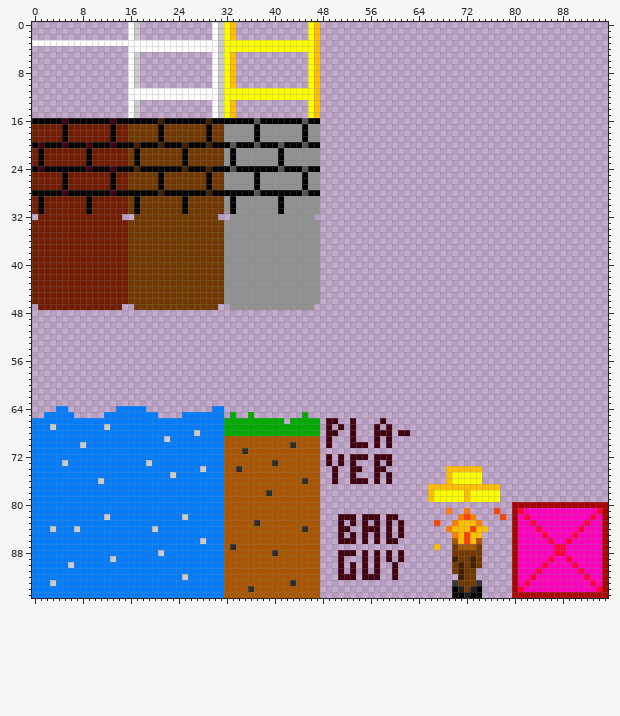
Edited in one commit: pixel-art file (img/level.ase). Above: the version before the commit.
96x96 pixels, 1 frame.
And afterwards:
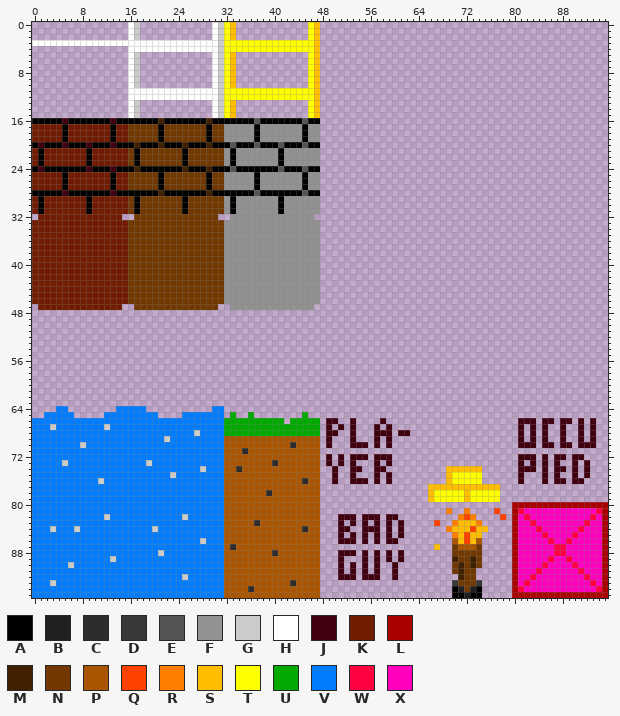
Palette (. is transparent): A #000000  B #202020  C #2c2c2c  D #383838  E #555555  F #929292  G #cbcbcb  H #ffffff  J #410010  K #711c00  L #aa0000  M #412000  N #713800  P #aa5500  Q #ff4100  R #ff7d00  S #ffbe00  T #ffff00  U #00aa00  V #007dff  W #ff0041  X #ff00be
The exact change:
{"y":66,"x":81,"old":"...","new":"JJJ"}
{"y":66,"x":85,"old":"..","new":"JJ"}
{"y":66,"x":88,"old":"..","new":"JJ"}
{"y":66,"x":91,"old":".","new":"J"}
{"y":66,"x":93,"old":".","new":"J"}
{"y":67,"x":81,"old":".","new":"J"}
{"y":67,"x":83,"old":".","new":"J"}
{"y":67,"x":85,"old":".","new":"J"}
{"y":67,"x":88,"old":".","new":"J"}
{"y":67,"x":91,"old":".","new":"J"}
{"y":67,"x":93,"old":".","new":"J"}
{"y":68,"x":81,"old":".","new":"J"}
{"y":68,"x":83,"old":".","new":"J"}
{"y":68,"x":85,"old":".","new":"J"}
{"y":68,"x":88,"old":".","new":"J"}
{"y":68,"x":91,"old":".","new":"J"}
{"y":68,"x":93,"old":".","new":"J"}
{"y":69,"x":81,"old":".","new":"J"}
{"y":69,"x":83,"old":".","new":"J"}
{"y":69,"x":85,"old":".","new":"J"}
{"y":69,"x":88,"old":".","new":"J"}
{"y":69,"x":91,"old":".","new":"J"}
{"y":69,"x":93,"old":".","new":"J"}
{"y":70,"x":81,"old":"...","new":"JJJ"}
{"y":70,"x":85,"old":"..","new":"JJ"}
{"y":70,"x":88,"old":"..","new":"JJ"}
{"y":70,"x":91,"old":"...","new":"JJJ"}
{"y":72,"x":81,"old":"...","new":"JJJ"}
{"y":72,"x":85,"old":".","new":"J"}
{"y":72,"x":87,"old":"..","new":"JJ"}
{"y":72,"x":90,"old":"..","new":"JJ"}
{"y":73,"x":81,"old":".","new":"J"}
{"y":73,"x":83,"old":".","new":"J"}
{"y":73,"x":85,"old":".","new":"J"}
{"y":73,"x":87,"old":".","new":"J"}
{"y":73,"x":90,"old":".","new":"J"}
{"y":73,"x":92,"old":".","new":"J"}
{"y":74,"x":81,"old":"...","new":"JJJ"}
{"y":74,"x":85,"old":".","new":"J"}
{"y":74,"x":87,"old":"..","new":"JJ"}
{"y":74,"x":90,"old":".","new":"J"}
{"y":74,"x":92,"old":".","new":"J"}
{"y":75,"x":81,"old":".","new":"J"}
{"y":75,"x":85,"old":".","new":"J"}
{"y":75,"x":87,"old":".","new":"J"}
{"y":75,"x":90,"old":".","new":"J"}
{"y":75,"x":92,"old":".","new":"J"}
{"y":76,"x":81,"old":".","new":"J"}
{"y":76,"x":85,"old":".","new":"J"}
{"y":76,"x":87,"old":"..","new":"JJ"}
{"y":76,"x":90,"old":"..","new":"JJ"}
